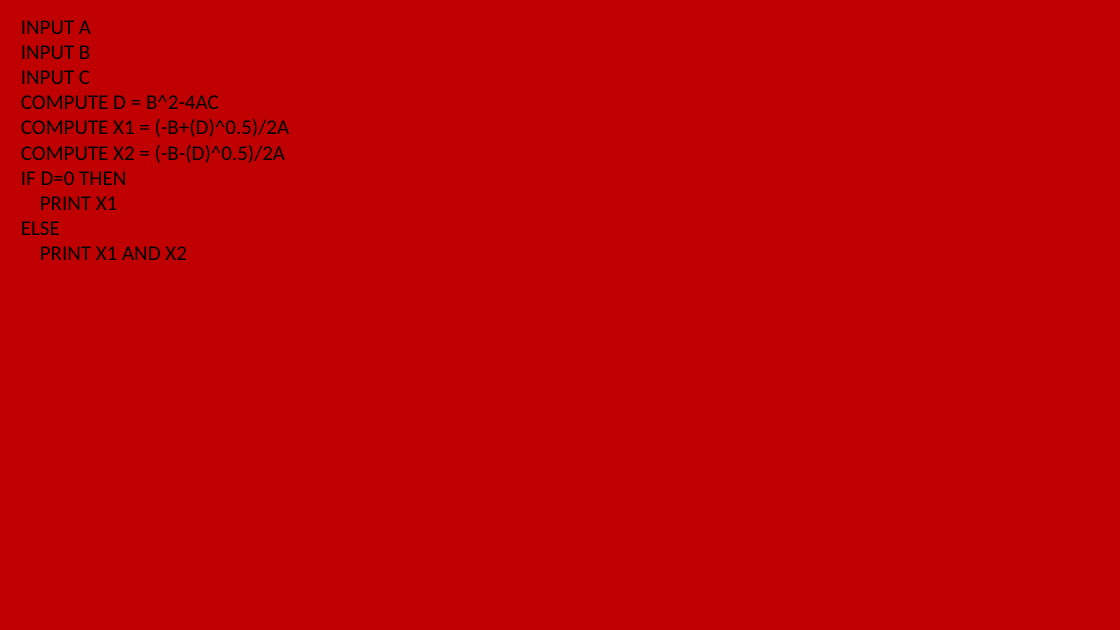
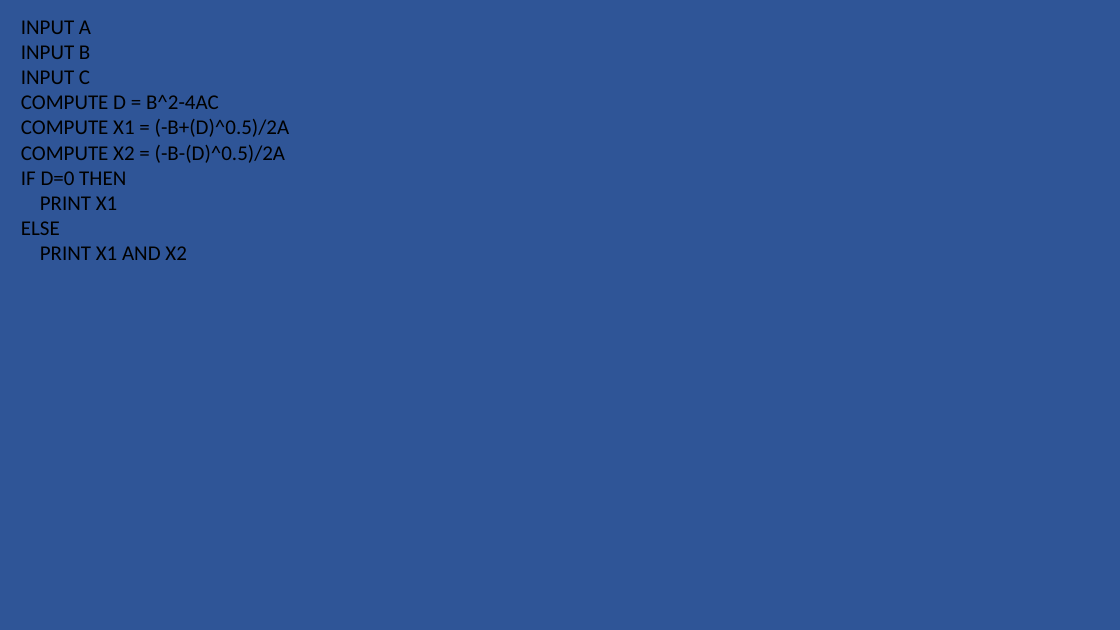
Before and after one commit to 3l4k/Lotanna_OkekeCSC102, a slide deck: slide 3 of Lotanna OkekeAA1.pptx. Drawn at 1120x630 pixels with LibreOffice and Linux fonts; fonts in the diff are those of the drawing. Boxes give left, top, right and bottom in pixels: in the first picture for what was removed or moved away, otherwise in the second. Text is boxed around its words. In the diff, an @@ line names an element or a change of style, - is before the commit and + after.

```diff
--- a/Lotanna OkekeAA1.pptx
+++ b/Lotanna OkekeAA1.pptx
@@ background #C00000 to #2F5597 @@
```
Also in this commit, not shown: 3 other slides changed, 9 slides added, 1 other file.
